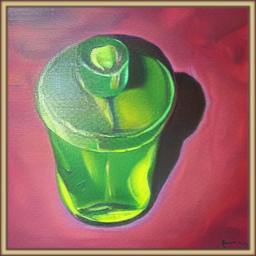
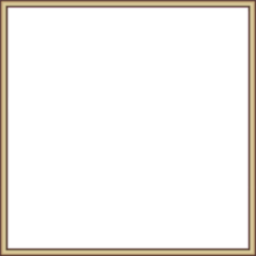
Layer changes from the first 256px x 256px image to the second:
hid "poison.png" over [6, 6, 251, 250]
